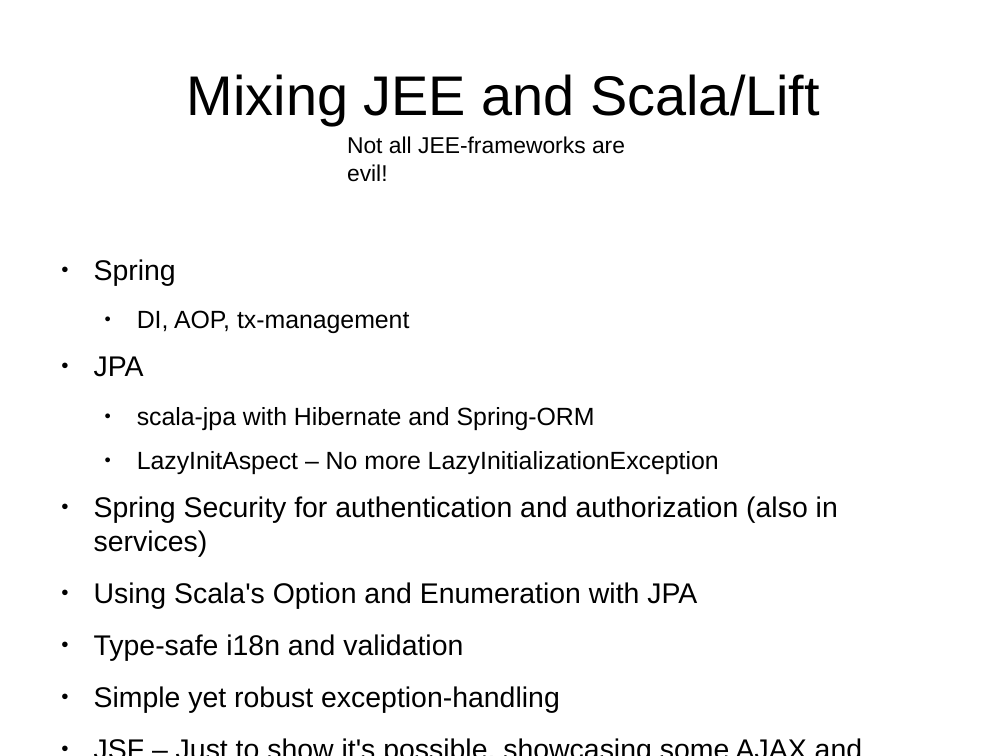
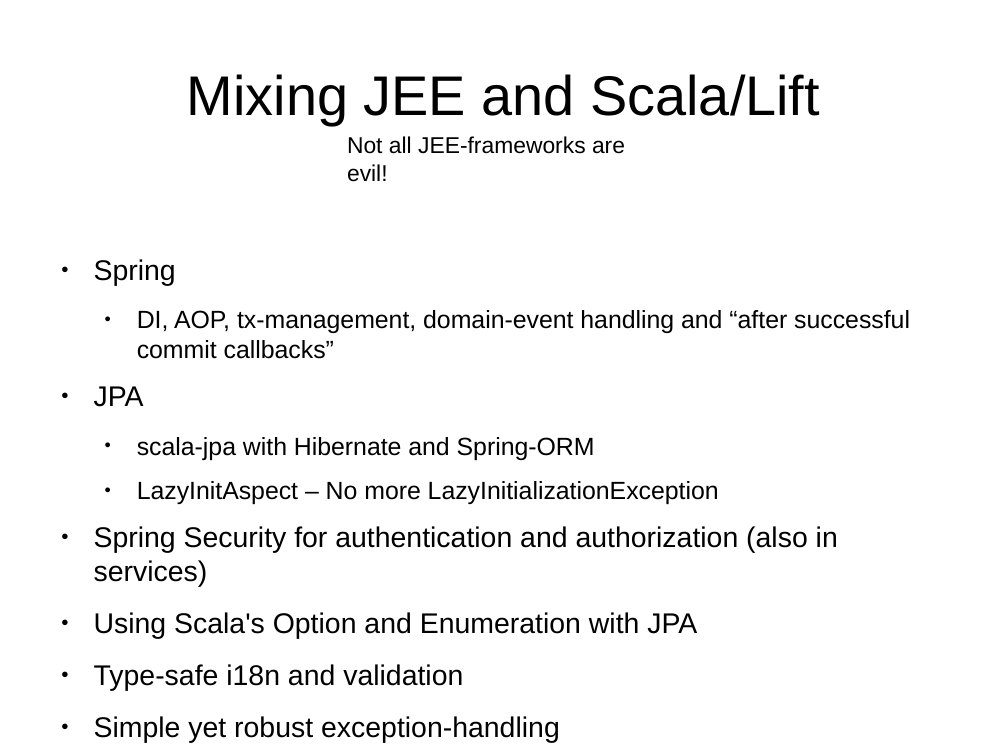
Before and after one commit to andreak/slol-2011, a slide deck: slide 11 of Scala-LiftOff-2011-lift-from-jee-perspective.odp (slide 13 before the commit). Drawn at 1008x756 pixels with LibreOffice and Linux fonts; fonts in the diff are those of the drawing. Boxes give left, top, right and bottom in pixels: in the first picture for what was removed or moved away, otherwise in the second. Text is boxed around its words. In the diff, an @@ line names an element or a change of style, - is before the commit and + after.

```diff
--- a/Scala-LiftOff-2011-lift-from-jee-perspective.odp
+++ b/Scala-LiftOff-2011-lift-from-jee-perspective.odp
@@ text at <box>137,310,910,359</box>: text changed @@
-  ● DI, AOP, tx-management
+  ● DI, AOP, tx-management, domain-event handling and “after successful commit callbacks”
```
Also in this commit, not shown: 2 other slides changed, 2 slides added, 2 slides removed.
